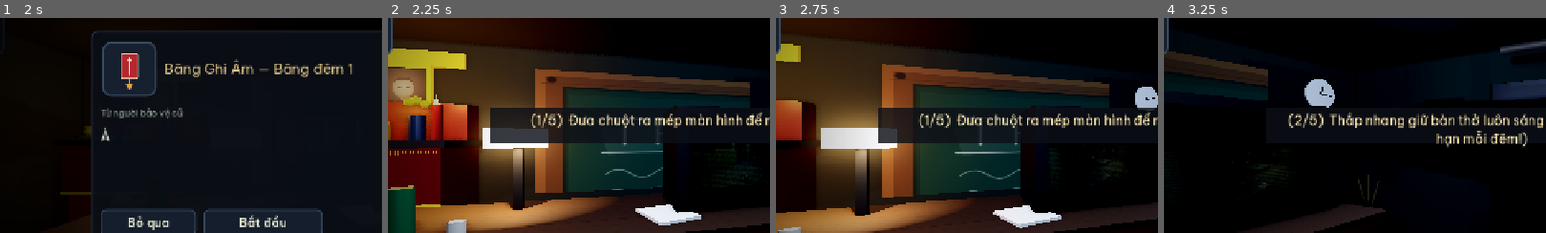
Above: before the commit, frames 1-4 (left to right).
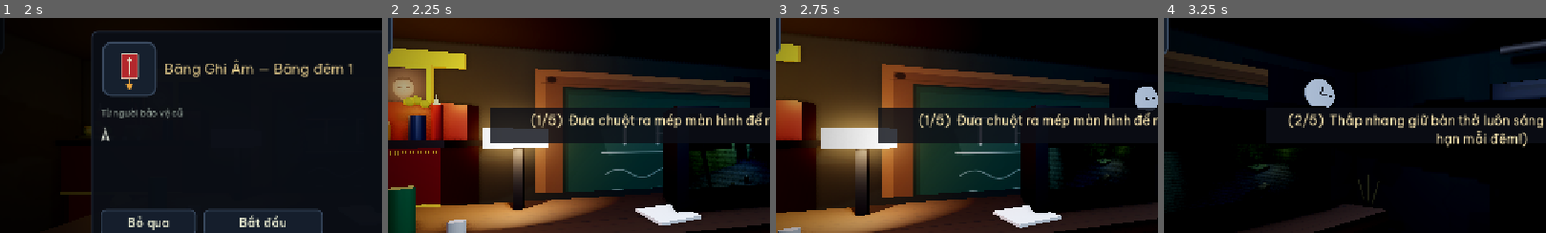
Above: after the commit, the same moments.

Repository: cthpAiden/nightwatch
Game: Godot game, scene res://scenes/Night.tscn
The game is run twice, just before and just after one commit, with the same random seed, the same clock (stepped at 60 frames per second) and the same inputs. This scene is started directly instead of the project's main scene.
Inputs (mouse positions are % of the whole screen's width and height, from its top left):
- Up to frame 1 (2 s): click "Đèn Trái · tắt [S]" at 0.5 s; click "Cửa Trái · mở [A]" at 1.25 s
- Up to frame 2 (2.25 s): click "Đèn Phải · tắt [K]" at 2 s
- Up to frame 3 (2.75 s): no input
- Up to frame 4 (3.25 s): tap Enter (ui_accept) at 2.75, 3.02 s; move the mouse to (72, 45) at 2.77 s; hold Right (pan_right) from 2.78 s (still down); hold E (answer_phone) from 2.78 s (still down); click (72, 45) at 2.92 s
The pictures show only the part of the screen within x 8-58%, y 22-72%; the shares and areas given below are measured in that part.

Frame 1 is identical in both runs. In frame 2, 1.1% of the frame differs, in the area x 80-98%, y 58-79%; in frame 3, 0.2%; in frame 4, 0.1%.

Commit message:
Rooms: full grade pass — filmic tonemap/SSAO/glow on all 10 cams, textured shell interiors, MSAA feeds
- Append office-style grade block (filmic tonemap, SSAO, soft glow, contrast/sat
  adjustment) to the 7 rooms that still lacked it; Gate/Courtyard get a brightness
  lift so the outdoor scenes survive the filmic curve.
- Root-cause the flat white walls: CSG shell interiors are faces cut by the Inner
  subtraction brush, which had NO material — every interior wall rendered default
  white. Give Inner (and door/window hole brushes) the room's wall material so the
  teal plaster/tile texture finally shows on cam.
- Rebalance wall/floor tints for the now-visible dark textures (walls ~0.9 neutral,
  floors 0.85) instead of the old double-darkening 0.44/0.40.
- MSAA 2X on the camera-feed SubViewports and the desk CRT viewport.

SelfTest 119/0, IntegrityCheck 36/0.

Co-Authored-By: Claude Fable 5 <noreply@anthropic.com>

Diff:
--- a/scenes/rooms/Canteen.tscn
+++ b/scenes/rooms/Canteen.tscn
@@ -17,16 +17,31 @@
 fog_enabled = true
 fog_light_color = Color(0.03, 0.035, 0.05, 1)
 fog_density = 0.028
+tonemap_mode = 2
+tonemap_white = 3.0
+ssao_enabled = true
+ssao_radius = 1.1
+ssao_intensity = 1.6
+glow_enabled = true
+glow_intensity = 0.25
+glow_strength = 0.9
+glow_bloom = 0.05
+glow_blend_mode = 2
+glow_hdr_threshold = 1.3
+adjustment_enabled = true
+adjustment_brightness = 1.0
+adjustment_contrast = 1.1
+adjustment_saturation = 1.06
 
 [sub_resource type="StandardMaterial3D" id="MatWall"]
-albedo_color = Color(0.44, 0.46, 0.47, 1)
+albedo_color = Color(0.88, 0.9, 0.91, 1)
 albedo_texture = ExtResource("TexWall")
 uv1_triplanar = true
-uv1_scale = Vector3(0.5, 0.5, 0.5)
+uv1_scale = Vector3(0.4, 0.4, 0.4)
 roughness = 1.0
 
 [sub_resource type="StandardMaterial3D" id="MatFloor"]
-albedo_color = Color(0.4, 0.4, 0.42, 1)
+albedo_color = Color(0.85, 0.85, 0.88, 1)
 albedo_texture = ExtResource("TexFloor")
 uv1_triplanar = true
 uv1_scale = Vector3(0.6, 0.6, 0.6)
@@ -78,21 +93,25 @@
 transform = Transform3D(1, 0, 0, 0, 1, 0, 0, 0, 1, 0, 1.8, 0)
 operation = 2
 size = Vector3(12.0, 3.4, 10.0)
+material = SubResource("MatWall")
 
 [node name="DoorHole" type="CSGBox3D" parent="Shell"]
 transform = Transform3D(1, 0, 0, 0, 1, 0, 0, 0, 1, -4.2, 1.2, -5.0)
 operation = 2
 size = Vector3(1.4, 2.4, 0.8)
+material = SubResource("MatWall")
 
 [node name="Win1" type="CSGBox3D" parent="Shell"]
 transform = Transform3D(1, 0, 0, 0, 1, 0, 0, 0, 1, -6.0, 2.0, -1.5)
 operation = 2
 size = Vector3(0.8, 1.4, 1.8)
+material = SubResource("MatWall")
 
 [node name="Win2" type="CSGBox3D" parent="Shell"]
 transform = Transform3D(1, 0, 0, 0, 1, 0, 0, 0, 1, -6.0, 2.0, 1.5)
 operation = 2
 size = Vector3(0.8, 1.4, 1.8)
+material = SubResource("MatWall")
 
 ; ---------- SÀN ----------
 [node name="Floor" type="CSGBox3D" parent="."]
--- a/scenes/rooms/Classroom.tscn
+++ b/scenes/rooms/Classroom.tscn
@@ -19,16 +19,31 @@
 fog_enabled = true
 fog_light_color = Color(0.03, 0.035, 0.05, 1)
 fog_density = 0.03
+tonemap_mode = 2
+tonemap_white = 3.0
+ssao_enabled = true
+ssao_radius = 1.1
+ssao_intensity = 1.6
+glow_enabled = true
+glow_intensity = 0.25
+glow_strength = 0.9
+glow_bloom = 0.05
+glow_blend_mode = 2
+glow_hdr_threshold = 1.3
+adjustment_enabled = true
+adjustment_brightness = 1.0
+adjustment_contrast = 1.1
+adjustment_saturation = 1.06
 
 [sub_resource type="StandardMaterial3D" id="MatWall"]
-albedo_color = Color(0.44, 0.45, 0.48, 1)
+albedo_color = Color(0.88, 0.9, 0.91, 1)
 albedo_texture = ExtResource("TexWall")
 uv1_triplanar = true
-uv1_scale = Vector3(0.5, 0.5, 0.5)
+uv1_scale = Vector3(0.4, 0.4, 0.4)
 roughness = 1.0
 
 [sub_resource type="StandardMaterial3D" id="MatFloor"]
-albedo_color = Color(0.4, 0.4, 0.42, 1)
+albedo_color = Color(0.85, 0.85, 0.88, 1)
 albedo_texture = ExtResource("TexFloor")
 uv1_triplanar = true
 uv1_scale = Vector3(0.6, 0.6, 0.6)
@@ -80,21 +95,25 @@
 transform = Transform3D(1, 0, 0, 0, 1, 0, 0, 0, 1, 0, 1.8, 0)
 operation = 2
 size = Vector3(11.0, 3.4, 9.0)
+material = SubResource("MatWall")
 
 [node name="DoorHole" type="CSGBox3D" parent="Shell"]
 transform = Transform3D(1, 0, 0, 0, 1, 0, 0, 0, 1, -3.8, 1.2, -4.5)
 operation = 2
 size = Vector3(1.4, 2.4, 0.8)
+material = SubResource("MatWall")
 
 [node name="Window1" type="CSGBox3D" parent="Shell"]
 transform = Transform3D(1, 0, 0, 0, 1, 0, 0, 0, 1, 5.5, 2.0, -1.4)
 operation = 2
 size = Vector3(0.8, 1.4, 1.8)
+material = SubResource("MatWall")
 
 [node name="Window2" type="CSGBox3D" parent="Shell"]
 transform = Transform3D(1, 0, 0, 0, 1, 0, 0, 0, 1, 5.5, 2.0, 1.6)
 operation = 2
 size = Vector3(0.8, 1.4, 1.8)
+material = SubResource("MatWall")
 
 ; ---------- SÀN ----------
 [node name="Floor" type="CSGBox3D" parent="."]
--- a/scenes/rooms/Courtyard.tscn
+++ b/scenes/rooms/Courtyard.tscn
@@ -17,19 +17,34 @@
 fog_enabled = true
 fog_light_color = Color(0.04, 0.05, 0.07, 1)
 fog_density = 0.018
+tonemap_mode = 2
+tonemap_white = 3.0
+ssao_enabled = true
+ssao_radius = 1.1
+ssao_intensity = 1.6
+glow_enabled = true
+glow_intensity = 0.25
+glow_strength = 0.9
+glow_bloom = 0.05
+glow_blend_mode = 2
+glow_hdr_threshold = 1.3
+adjustment_enabled = true
+adjustment_brightness = 1.18
+adjustment_contrast = 1.1
+adjustment_saturation = 1.06
 
 [sub_resource type="StandardMaterial3D" id="MatGround"]
-albedo_color = Color(0.4, 0.4, 0.42, 1)
+albedo_color = Color(0.85, 0.85, 0.88, 1)
 albedo_texture = ExtResource("TexFloor")
 uv1_triplanar = true
 uv1_scale = Vector3(0.6, 0.6, 0.6)
 roughness = 0.9
 
 [sub_resource type="StandardMaterial3D" id="MatWall"]
-albedo_color = Color(0.44, 0.46, 0.47, 1)
+albedo_color = Color(0.88, 0.9, 0.91, 1)
 albedo_texture = ExtResource("TexWall")
 uv1_triplanar = true
-uv1_scale = Vector3(0.5, 0.5, 0.5)
+uv1_scale = Vector3(0.4, 0.4, 0.4)
 roughness = 1.0
 
 [sub_resource type="StandardMaterial3D" id="MatMetal"]
@@ -72,36 +87,43 @@
 transform = Transform3D(1, 0, 0, 0, 1, 0, 0, 0, 1, -4.8, 1.8, 5.6)
 operation = 2
 size = Vector3(1.1, 1.2, 0.7)
+material = SubResource("MatWall")
 
 [node name="Win2" type="CSGBox3D" parent="Facade"]
 transform = Transform3D(1, 0, 0, 0, 1, 0, 0, 0, 1, -2.4, 1.8, 5.6)
 operation = 2
 size = Vector3(1.1, 1.2, 0.7)
+material = SubResource("MatWall")
 
 [node name="Win3" type="CSGBox3D" parent="Facade"]
 transform = Transform3D(1, 0, 0, 0, 1, 0, 0, 0, 1, 0, 1.8, 5.6)
 operation = 2
 size = Vector3(1.6, 2.4, 0.7)
+material = SubResource("MatWall")
 
 [node name="Win4" type="CSGBox3D" parent="Facade"]
 transform = Transform3D(1, 0, 0, 0, 1, 0, 0, 0, 1, 2.4, 1.8, 5.6)
 operation = 2
 size = Vector3(1.1, 1.2, 0.7)
+material = SubResource("MatWall")
 
 [node name="Win5" type="CSGBox3D" parent="Facade"]
 transform = Transform3D(1, 0, 0, 0, 1, 0, 0, 0, 1, 4.8, 1.8, 5.6)
 operation = 2
 size = Vector3(1.1, 1.2, 0.7)
+material = SubResource("MatWall")
 
 [node name="WinU1" type="CSGBox3D" parent="Facade"]
 transform = Transform3D(1, 0, 0, 0, 1, 0, 0, 0, 1, -3.6, 3.5, 5.6)
 operation = 2
 size = Vector3(1.1, 1.0, 0.7)
+material = SubResource("MatWall")
 
 [node name="WinU2" type="CSGBox3D" parent="Facade"]
 transform = Transform3D(1, 0, 0, 0, 1, 0, 0, 0, 1, 3.6, 3.5, 5.6)
 operation = 2
 size = Vector3(1.1, 1.0, 0.7)
+material = SubResource("MatWall")
 
 ; ---------- TƯỜNG BÊN ----------
 [node name="WallL" type="CSGBox3D" parent="."]
--- a/scenes/rooms/Gate.tscn
+++ b/scenes/rooms/Gate.tscn
@@ -17,19 +17,34 @@
 fog_enabled = true
 fog_light_color = Color(0.04, 0.05, 0.07, 1)
 fog_density = 0.02
+tonemap_mode = 2
+tonemap_white = 3.0
+ssao_enabled = true
+ssao_radius = 1.1
+ssao_intensity = 1.6
+glow_enabled = true
+glow_intensity = 0.25
+glow_strength = 0.9
+glow_bloom = 0.05
+glow_blend_mode = 2
+glow_hdr_threshold = 1.3
+adjustment_enabled = true
+adjustment_brightness = 1.18
+adjustment_contrast = 1.1
+adjustment_saturation = 1.06
 
 [sub_resource type="StandardMaterial3D" id="MatGround"]
-albedo_color = Color(0.4, 0.4, 0.42, 1)
+albedo_color = Color(0.85, 0.85, 0.88, 1)
 albedo_texture = ExtResource("TexFloor")
 uv1_triplanar = true
 uv1_scale = Vector3(0.6, 0.6, 0.6)
 roughness = 0.95
 
 [sub_resource type="StandardMaterial3D" id="MatWall"]
-albedo_color = Color(0.44, 0.46, 0.47, 1)
+albedo_color = Color(0.88, 0.9, 0.91, 1)
 albedo_texture = ExtResource("TexWall")
 uv1_triplanar = true
-uv1_scale = Vector3(0.5, 0.5, 0.5)
+uv1_scale = Vector3(0.4, 0.4, 0.4)
 roughness = 1.0
 
 [sub_resource type="StandardMaterial3D" id="MatMetal"]
--- a/scenes/rooms/Gym.tscn
+++ b/scenes/rooms/Gym.tscn
@@ -17,16 +17,31 @@
 fog_enabled = true
 fog_light_color = Color(0.03, 0.035, 0.05, 1)
 fog_density = 0.02
+tonemap_mode = 2
+tonemap_white = 3.0
+ssao_enabled = true
+ssao_radius = 1.1
+ssao_intensity = 1.6
+glow_enabled = true
+glow_intensity = 0.25
+glow_strength = 0.9
+glow_bloom = 0.05
+glow_blend_mode = 2
+glow_hdr_threshold = 1.3
+adjustment_enabled = true
+adjustment_brightness = 1.0
+adjustment_contrast = 1.1
+adjustment_saturation = 1.06
 
 [sub_resource type="StandardMaterial3D" id="MatWall"]
-albedo_color = Color(0.44, 0.46, 0.47, 1)
+albedo_color = Color(0.88, 0.9, 0.91, 1)
 albedo_texture = ExtResource("TexWall")
 roughness = 1.0
 uv1_triplanar = true
-uv1_scale = Vector3(0.5, 0.5, 0.5)
+uv1_scale = Vector3(0.4, 0.4, 0.4)
 
 [sub_resource type="StandardMaterial3D" id="MatFloor"]
-albedo_color = Color(0.4, 0.4, 0.42, 1)
+albedo_color = Color(0.85, 0.85, 0.88, 1)
 albedo_texture = ExtResource("TexFloor")
 roughness = 0.6
 uv1_triplanar = true
@@ -82,16 +97,19 @@
 transform = Transform3D(1, 0, 0, 0, 1, 0, 0, 0, 1, 0, 3.0, 0)
 operation = 2
 size = Vector3(16.0, 6.0, 12.0)
+material = SubResource("MatWall")
 
 [node name="DoorHole" type="CSGBox3D" parent="Shell"]
 transform = Transform3D(1, 0, 0, 0, 1, 0, 0, 0, 1, -6.0, 1.2, -6.0)
 operation = 2
 size = Vector3(1.6, 2.4, 0.8)
+material = SubResource("MatWall")
 
 [node name="WinH1" type="CSGBox3D" parent="Shell"]
 transform = Transform3D(1, 0, 0, 0, 1, 0, 0, 0, 1, 0, 4.6, 6.0)
 operation = 2
 size = Vector3(9.0, 1.4, 0.8)
+material = SubResource("MatWall")
 
 ; ---------- SÀN GỖ ----------
 [node name="Floor" type="CSGBox3D" parent="."]
--- a/scenes/rooms/Infirmary.tscn
+++ b/scenes/rooms/Infirmary.tscn
@@ -17,16 +17,31 @@
 fog_enabled = true
 fog_light_color = Color(0.03, 0.035, 0.045, 1)
 fog_density = 0.028
+tonemap_mode = 2
+tonemap_white = 3.0
+ssao_enabled = true
+ssao_radius = 1.1
+ssao_intensity = 1.6
+glow_enabled = true
+glow_intensity = 0.25
+glow_strength = 0.9
+glow_bloom = 0.05
+glow_blend_mode = 2
+glow_hdr_threshold = 1.3
+adjustment_enabled = true
+adjustment_brightness = 1.0
+adjustment_contrast = 1.1
+adjustment_saturation = 1.06
 
 [sub_resource type="StandardMaterial3D" id="MatWall"]
-albedo_color = Color(0.44, 0.46, 0.47, 1)
+albedo_color = Color(0.88, 0.9, 0.91, 1)
 albedo_texture = ExtResource("TexWall")
 roughness = 1.0
 uv1_triplanar = true
-uv1_scale = Vector3(0.5, 0.5, 0.5)
+uv1_scale = Vector3(0.4, 0.4, 0.4)
 
 [sub_resource type="StandardMaterial3D" id="MatFloor"]
-albedo_color = Color(0.4, 0.4, 0.42, 1)
+albedo_color = Color(0.85, 0.85, 0.88, 1)
 albedo_texture = ExtResource("TexFloor")
 roughness = 0.7
 uv1_triplanar = true
@@ -79,16 +94,19 @@
 transform = Transform3D(1, 0, 0, 0, 1, 0, 0, 0, 1, 0, 1.7, 0)
 operation = 2
 size = Vector3(9.0, 3.2, 7.0)
+material = SubResource("MatWall")
 
 [node name="DoorHole" type="CSGBox3D" parent="Shell"]
 transform = Transform3D(1, 0, 0, 0, 1, 0, 0, 0, 1, 3.0, 1.2, -3.5)
 operation = 2
 size = Vector3(1.3, 2.4, 0.8)
+material = SubResource("MatWall")
 
 [node name="WinHole" type="CSGBox3D" parent="Shell"]
 transform = Transform3D(1, 0, 0, 0, 1, 0, 0, 0, 1, -4.5, 2.0, 1.0)
 operation = 2
 size = Vector3(0.8, 1.3, 1.8)
+material = SubResource("MatWall")
 
 ; ---------- SÀN ----------
 [node name="Floor" type="CSGBox3D" parent="."]
--- a/scenes/rooms/LeftHall.tscn
+++ b/scenes/rooms/LeftHall.tscn
@@ -17,16 +17,31 @@
 fog_enabled = true
 fog_light_color = Color(0.028, 0.032, 0.042, 1)
 fog_density = 0.035
+tonemap_mode = 2
+tonemap_white = 3.0
+ssao_enabled = true
+ssao_radius = 1.1
+ssao_intensity = 1.6
+glow_enabled = true
+glow_intensity = 0.25
+glow_strength = 0.9
+glow_bloom = 0.05
+glow_blend_mode = 2
+glow_hdr_threshold = 1.3
+adjustment_enabled = true
+adjustment_brightness = 1.0
+adjustment_contrast = 1.1
+adjustment_saturation = 1.06
 
 [sub_resource type="StandardMaterial3D" id="MatWall"]
-albedo_color = Color(0.44, 0.46, 0.47, 1)
+albedo_color = Color(0.88, 0.9, 0.91, 1)
 albedo_texture = ExtResource("TexWall")
 uv1_triplanar = true
-uv1_scale = Vector3(0.5, 0.5, 0.5)
+uv1_scale = Vector3(0.4, 0.4, 0.4)
 roughness = 1.0
 
 [sub_resource type="StandardMaterial3D" id="MatFloor"]
-albedo_color = Color(0.4, 0.4, 0.42, 1)
+albedo_color = Color(0.85, 0.85, 0.88, 1)
 albedo_texture = ExtResource("TexFloor")
 uv1_triplanar = true
 uv1_scale = Vector3(0.6, 0.6, 0.6)
@@ -110,6 +125,7 @@
 transform = Transform3D(1, 0, 0, 0, 1, 0, 0, 0, 1, 0, 1.1, 7.9)
 operation = 2
 size = Vector3(1.1, 2.2, 0.5)
+material = SubResource("MatWall")
 
 [node name="EndDoorPanel" type="CSGBox3D" parent="."]
 transform = Transform3D(1, 0, 0, 0, 1, 0, 0, 0, 1, 0, 1.1, 8.02)
--- a/scenes/rooms/Library.tscn
+++ b/scenes/rooms/Library.tscn
@@ -17,16 +17,31 @@
 fog_enabled = true
 fog_light_color = Color(0.03, 0.033, 0.045, 1)
 fog_density = 0.028
+tonemap_mode = 2
+tonemap_white = 3.0
+ssao_enabled = true
+ssao_radius = 1.1
+ssao_intensity = 1.6
+glow_enabled = true
+glow_intensity = 0.25
+glow_strength = 0.9
+glow_bloom = 0.05
+glow_blend_mode = 2
+glow_hdr_threshold = 1.3
+adjustment_enabled = true
+adjustment_brightness = 1.0
+adjustment_contrast = 1.1
+adjustment_saturation = 1.06
 
 [sub_resource type="StandardMaterial3D" id="MatWall"]
-albedo_color = Color(0.44, 0.45, 0.47, 1)
+albedo_color = Color(0.88, 0.9, 0.91, 1)
 albedo_texture = ExtResource("TexWall")
 uv1_triplanar = true
-uv1_scale = Vector3(0.5, 0.5, 0.5)
+uv1_scale = Vector3(0.4, 0.4, 0.4)
 roughness = 1.0
 
 [sub_resource type="StandardMaterial3D" id="MatFloor"]
-albedo_color = Color(0.4, 0.4, 0.42, 1)
+albedo_color = Color(0.85, 0.85, 0.88, 1)
 albedo_texture = ExtResource("TexFloor")
 uv1_triplanar = true
 uv1_scale = Vector3(0.6, 0.6, 0.6)
@@ -81,16 +96,19 @@
 transform = Transform3D(1, 0, 0, 0, 1, 0, 0, 0, 1, 0, 1.9, 0)
 operation = 2
 size = Vector3(12.0, 3.6, 11.0)
+material = SubResource("MatWall")
 
 [node name="DoorHole" type="CSGBox3D" parent="Shell"]
 transform = Transform3D(1, 0, 0, 0, 1, 0, 0, 0, 1, -4.2, 1.2, -5.5)
 operation = 2
 size = Vector3(1.4, 2.4, 0.8)
+material = SubResource("MatWall")
 
 [node name="Win1" type="CSGBox3D" parent="Shell"]
 transform = Transform3D(1, 0, 0, 0, 1, 0, 0, 0, 1, -6.0, 2.2, 2.0)
 operation = 2
 size = Vector3(0.8, 1.4, 1.8)
+material = SubResource("MatWall")
 
 ; ---------- SÀN ----------
 [node name="Floor" type="CSGBox3D" parent="."]
--- a/scenes/rooms/Restroom.tscn
+++ b/scenes/rooms/Restroom.tscn
@@ -17,16 +17,31 @@
 fog_enabled = true
 fog_light_color = Color(0.03, 0.035, 0.045, 1)
 fog_density = 0.03
+tonemap_mode = 2
+tonemap_white = 3.0
+ssao_enabled = true
+ssao_radius = 1.1
+ssao_intensity = 1.6
+glow_enabled = true
+glow_intensity = 0.25
+glow_strength = 0.9
+glow_bloom = 0.05
+glow_blend_mode = 2
+glow_hdr_threshold = 1.3
+adjustment_enabled = true
+adjustment_brightness = 1.0
+adjustment_contrast = 1.1
+adjustment_saturation = 1.06
 
 [sub_resource type="StandardMaterial3D" id="MatTile"]
-albedo_color = Color(0.44, 0.46, 0.47, 1)
+albedo_color = Color(0.88, 0.9, 0.91, 1)
 albedo_texture = ExtResource("TexWall")
 uv1_triplanar = true
-uv1_scale = Vector3(0.5, 0.5, 0.5)
+uv1_scale = Vector3(0.4, 0.4, 0.4)
 roughness = 0.6
 
 [sub_resource type="StandardMaterial3D" id="MatFloor"]
-albedo_color = Color(0.4, 0.4, 0.42, 1)
+albedo_color = Color(0.85, 0.85, 0.88, 1)
 albedo_texture = ExtResource("TexFloor")
 uv1_triplanar = true
 uv1_scale = Vector3(0.6, 0.6, 0.6)
@@ -71,16 +86,19 @@
 transform = Transform3D(1, 0, 0, 0, 1, 0, 0, 0, 1, 0, 1.7, 0)
 operation = 2
 size = Vector3(8.0, 3.2, 6.0)
+material = SubResource("MatTile")
 
 [node name="DoorHole" type="CSGBox3D" parent="Shell"]
 transform = Transform3D(1, 0, 0, 0, 1, 0, 0, 0, 1, 2.6, 1.2, -3.0)
 operation = 2
 size = Vector3(1.3, 2.4, 0.8)
+material = SubResource("MatTile")
 
 [node name="WinHole" type="CSGBox3D" parent="Shell"]
 transform = Transform3D(1, 0, 0, 0, 1, 0, 0, 0, 1, 4.0, 2.6, 1.5)
 operation = 2
 size = Vector3(0.8, 0.8, 1.6)
+material = SubResource("MatTile")
 
 ; ---------- SÀN ----------
 [node name="Floor" type="CSGBox3D" parent="."]
--- a/scenes/rooms/RightHall.tscn
+++ b/scenes/rooms/RightHall.tscn
@@ -17,16 +17,31 @@
 fog_enabled = true
 fog_light_color = Color(0.028, 0.033, 0.046, 1)
 fog_density = 0.035
+tonemap_mode = 2
+tonemap_white = 3.0
+ssao_enabled = true
+ssao_radius = 1.1
+ssao_intensity = 1.6
+glow_enabled = true
+glow_intensity = 0.25
+glow_strength = 0.9
+glow_bloom = 0.05
+glow_blend_mode = 2
+glow_hdr_threshold = 1.3
+adjustment_enabled = true
+adjustment_brightness = 1.0
+adjustment_contrast = 1.1
+adjustment_saturation = 1.06
 
 [sub_resource type="StandardMaterial3D" id="MatWall"]
-albedo_color = Color(0.44, 0.46, 0.47, 1)
+albedo_color = Color(0.88, 0.9, 0.91, 1)
 albedo_texture = ExtResource("TexWall")
 roughness = 1.0
 uv1_triplanar = true
-uv1_scale = Vector3(0.5, 0.5, 0.5)
+uv1_scale = Vector3(0.4, 0.4, 0.4)
 
 [sub_resource type="StandardMaterial3D" id="MatFloor"]
-albedo_color = Color(0.4, 0.4, 0.42, 1)
+albedo_color = Color(0.85, 0.85, 0.88, 1)
 albedo_texture = ExtResource("TexFloor")
 roughness = 0.8
 uv1_triplanar = true
@@ -102,6 +117,7 @@
 transform = Transform3D(1, 0, 0, 0, 1, 0, 0, 0, 1, 0, 1.1, 7.9)
 operation = 2
 size = Vector3(1.1, 2.2, 0.5)
+material = SubResource("MatWall")
 
 [node name="EndDoorPanel" type="CSGBox3D" parent="."]
 transform = Transform3D(1, 0, 0, 0, 1, 0, 0, 0, 1, 0, 1.1, 8.02)
--- a/scripts/systems/camera_system.gd
+++ b/scripts/systems/camera_system.gd
@@ -312,6 +312,7 @@
 		var vp := SubViewport.new()
 		vp.size = Vector2i(960, 540)
 		vp.own_world_3d = true
+		vp.msaa_3d = Viewport.MSAA_2X
 		vp.add_child(load(scene_path).instantiate())
 		add_child(vp)
 		_room_vps[cam_id] = vp
--- a/scripts/systems/guard_room.gd
+++ b/scripts/systems/guard_room.gd
@@ -1084,6 +1084,7 @@
 		_crt_vp = SubViewport.new()
 		_crt_vp.size = Vector2i(480, 270)
 		_crt_vp.own_world_3d = true
+		_crt_vp.msaa_3d = Viewport.MSAA_2X
 		_crt_vp.render_target_update_mode = SubViewport.UPDATE_ALWAYS
 		add_child(_crt_vp)
 		if _screen_mat:
